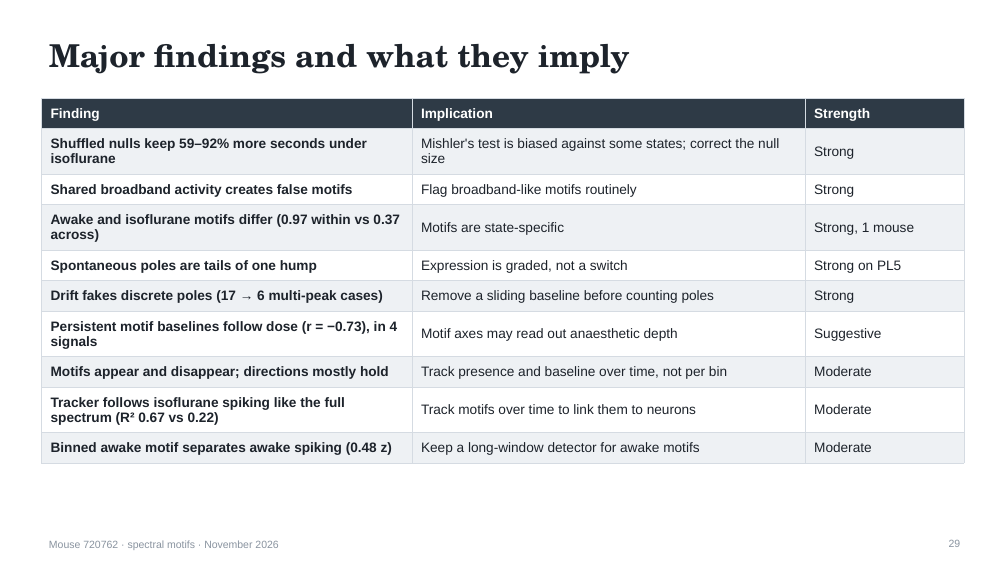
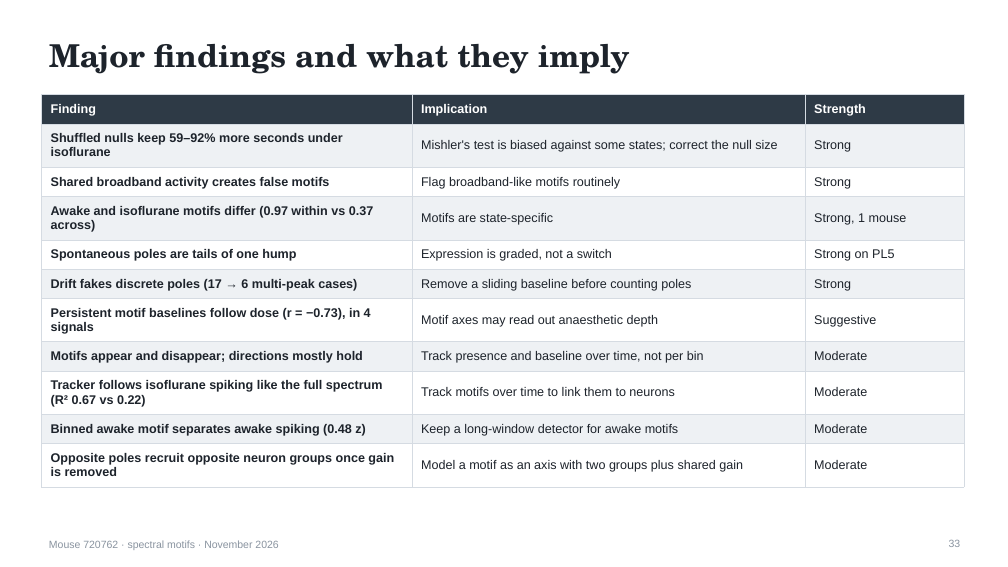
Before and after one commit to saasberkeley/dc-allen, a slide deck: slide 33 of data/out/2026-11-10_report/motif_tracking_report.pptx (slide 29 before the commit). Drawn at 1008x567 pixels with LibreOffice and Linux fonts; fonts in the diff are those of the drawing. Boxes give left, top, right and bottom in pixels: in the first picture for what was removed or moved away, otherwise in the second. Text is boxed around its words. In the diff, an @@ line names an element or a change of style, - is before the commit and + after.

```diff
--- a/data/out/2026-11-10_report/motif_tracking_report.pptx
+++ b/data/out/2026-11-10_report/motif_tracking_report.pptx
@@ table at box(42, 95, 964, 480) @@
+row 11: Opposite poles recruit opposite neuron groups once gain is removed | Model a motif as an axis with two groups plus shared gain | Moderate
```
Also in this commit, not shown: 5 slides added, 7 other files.
